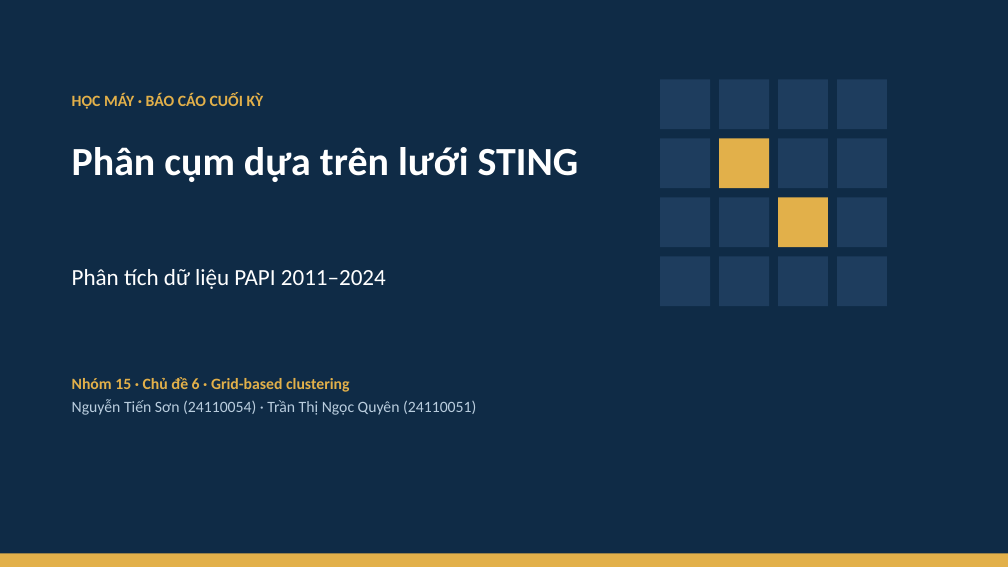
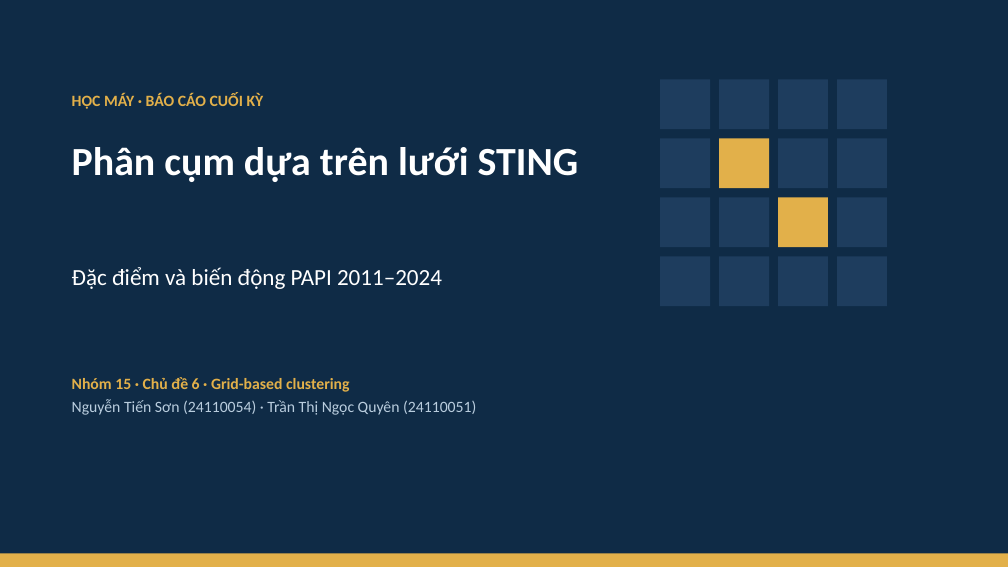
Before and after one commit to JasonTM17/Grid_Based_Sociology, a slide deck: slide 1 of slides/final.pptx. Drawn at 1008x567 pixels with LibreOffice and Linux fonts; fonts in the diff are those of the drawing. Boxes give left, top, right and bottom in pixels: in the first picture for what was removed or moved away, otherwise in the second. Text is boxed around its words. In the diff, an @@ line names an element or a change of style, - is before the commit and + after.

```diff
--- a/slides/final.pptx
+++ b/slides/final.pptx
@@ text at (72,267,442,289): text changed @@
-Phân tích dữ liệu PAPI 2011–2024
+Đặc điểm và biến động PAPI 2011–2024
```
Also in this commit, not shown: 1 other slide changed, 8 slides added, 13 slides removed, 12 other files.
